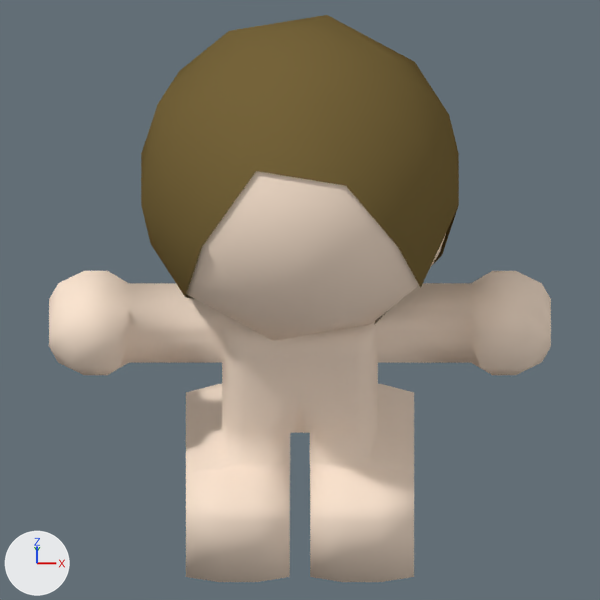
A saved change to the Blender file models/blender/character/character.blend.
Before and after are seen from the file's camera 'Camera'. Lighting does not change. The marker at lower left points along +X, +Y and +Z.

Names of what the first picture shows: 'Body', 'Hair1', 'Head'.
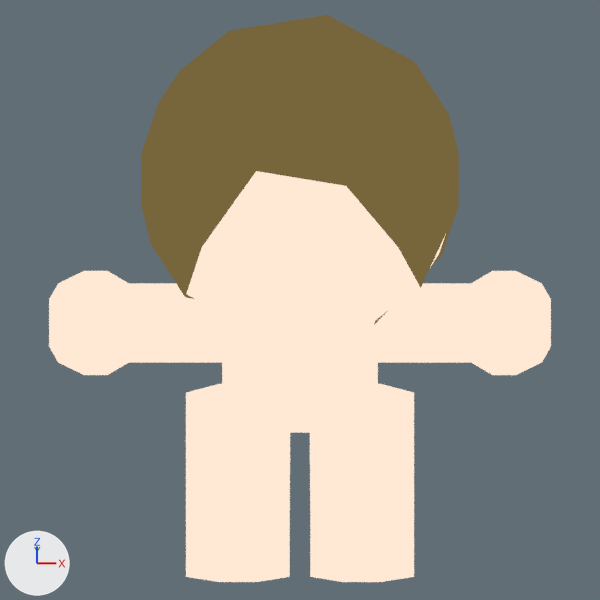
Commit message: Blender: initial shadeless materials creation. TODO: figure out how to use same material with different color params for nodes.

Location of each change, (x1, y1, x2, y2) in pixels of the pictures (600 x 600 px):
'Body', recoloured: (49, 271, 551, 582) in both
'Hair1', recoloured: (141, 15, 459, 325) in both
'Head', recoloured: (186, 171, 446, 341) in both

Patch to the scene script:
```diff
--- a/models/blender/character/character.blend.py
+++ b/models/blender/character/character.blend.py
@@ mat_bodymaterial @@
-mat_bodymaterial = diffuse_material('BodyMaterial')
+mat_bodymaterial = emission_material('BodyMaterial')
 mat_bodymaterial.base_color = (1.0, 0.813, 0.661)  # beige #ffe9d4
@@ mat_hair1material @@
-mat_hair1material = diffuse_material('Hair1Material')
+mat_hair1material = emission_material('Hair1Material')
 mat_hair1material.base_color = (0.184, 0.13, 0.0443)  # brown #77653b
@@ me_head @@
 me_head.from_pydata(...)  # 42 vertices, 80 faces; spans x -0.95..0.95, y -1.0..1.0, z -1.0..1.0
-me_head.materials.append(mat_headmaterial)  # beige #ffe9d4
+me_head.materials.append(mat_bodymaterial)  # beige #ffe9d4
```
